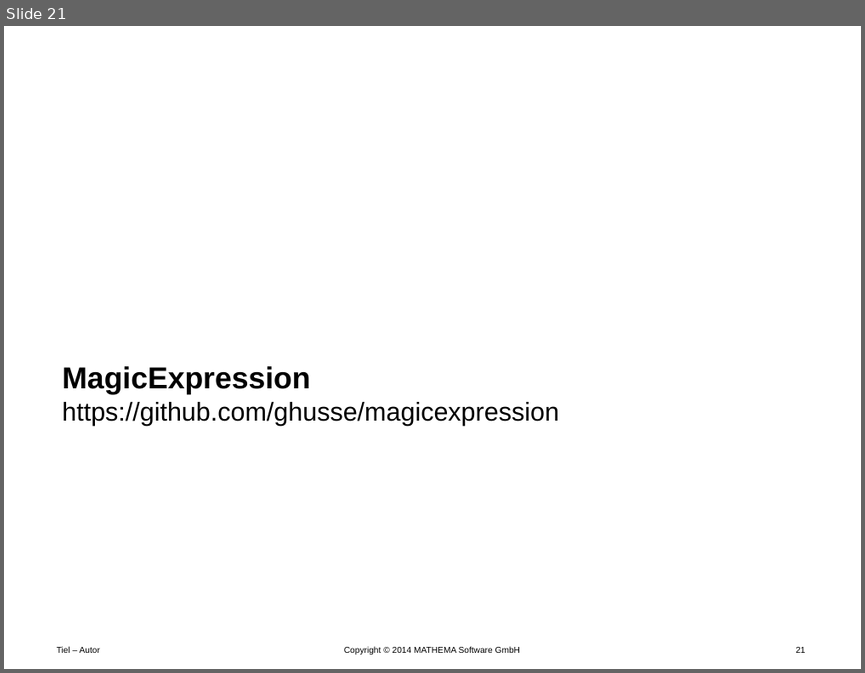
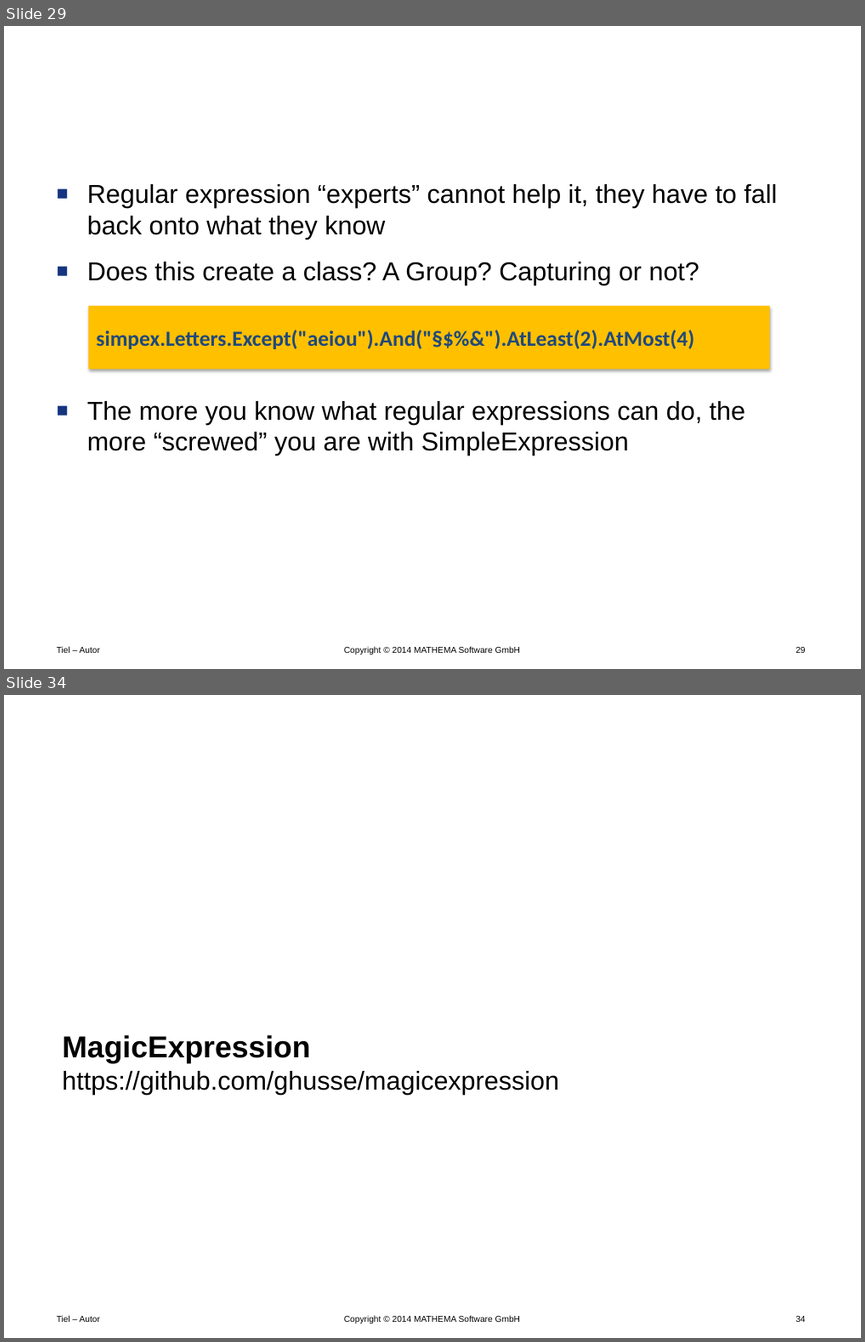
Before and after one commit to Timothep/Talk.LostInTranslation, a slide deck: LostInTranslation.pptx. Shown one above the other, each under a label of ours: slide 21 before the commit, slides 29 and 34 after it; the slides between them are not shown. The pictures are 865x673 and 865x1342 pixels, drawn with LibreOffice and Linux fonts; fonts in the diff are those of the drawing; background and template pictures are left out. Boxes give left, top, right and bottom in pixels: in the first picture for what was removed or moved away, otherwise in the second. Text is boxed around its words. In the diff, an @@ line names an element or a change of style, - is before the commit and + after.

Commit message:
On the road to MagicExpression

```diff
--- a/LostInTranslation.pptx
+++ b/LostInTranslation.pptx
@@ slide 29 added at (4,26,861,669), background #FFFFFF; not listed: 3 template elements that a slide beside it also shows @@
@@ title added at (250,63,806,107), 24 pt, text #FFFFFF, bold @@
+Experts, get lost!
@@ text added at (87,184,777,455), 24 pt, text #000000 @@
+■ Regular expression “experts” cannot help it, they have to fall back onto what they know
+■ Does this create a class? A Group? Capturing or not?
+■ The more you know what regular expressions can do, the more “screwed” you are with SimpleExpression
@@ rectangle added at (89,306,770,369), fill #FFC000, 20 pt, text #1F497D, bold @@
+simpex.Letters.Except("aeiou").And("§$%&").AtLeast(2).AtMost(4)
@@ what was slide 21 is now slide 34 @@
@@ page number at (795,1315,805,1321): text changed @@
-21
+34
```
Also in this commit, not shown: 1 slide changed, 17 other slides added, 4 slides removed.
